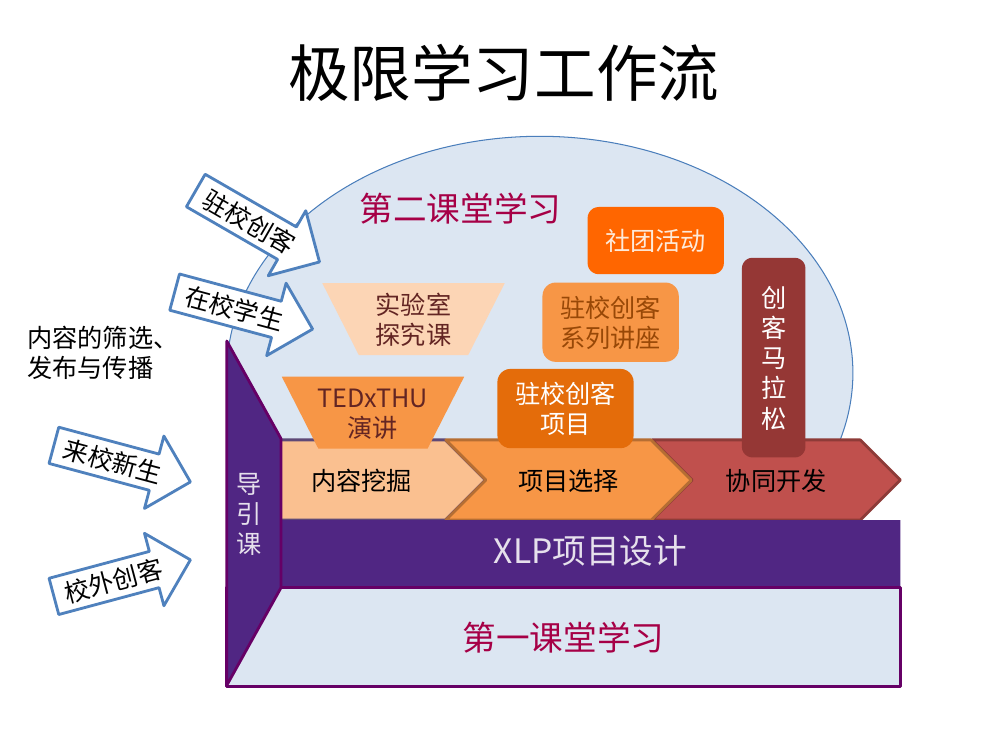
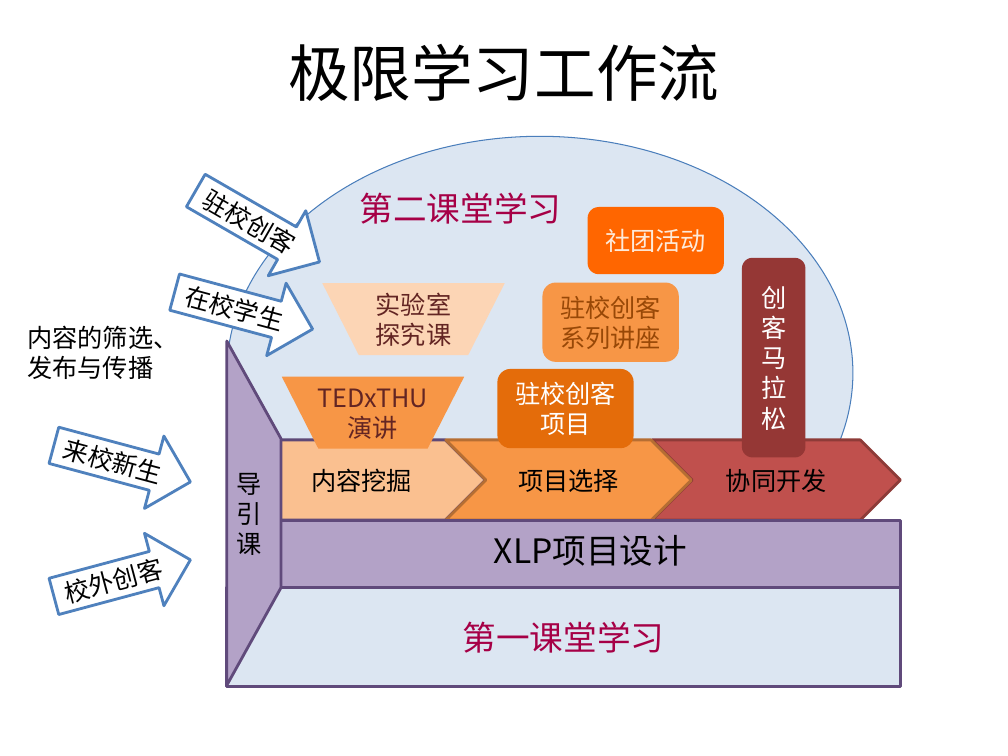
Before and after one commit to woodyme/2014JanXLP, a slide deck: slide 4 of 课程方案/XLP_WorkFLow_CHN.pptx (slide 5 before the commit). Drawn at 1008x756 pixels with LibreOffice and Linux fonts; fonts in the diff are those of the drawing. Boxes give left, top, right and bottom in pixels: in the first picture for what was removed or moved away, otherwise in the second. Text is boxed around its words. In the diff, an @@ line names an element or a change of style, - is before the commit and + after.

```diff
--- a/课程方案/XLP_WorkFLow_CHN.pptx
+++ b/课程方案/XLP_WorkFLow_CHN.pptx
@@ trapezoid "导引课" at box(226, 341, 281, 685): text colour #E6E0EC to #000000; fill #502683 to #B3A2C7; outline #660066 2 pt to #604A7B 2 pt @@
@@ rectangle "XLP项目设计" at box(281, 520, 901, 588): text colour #E6E0EC to #000000; fill #502683 to #B3A2C7; outline none to #604A7B 2 pt @@
@@ rectangle "第一课堂学习" at box(227, 588, 900, 686): outline #660066 2 pt to #604A7B 2 pt @@
```
Also in this commit, not shown: 10 other slides changed, 1 slide added, 3 slides removed.
